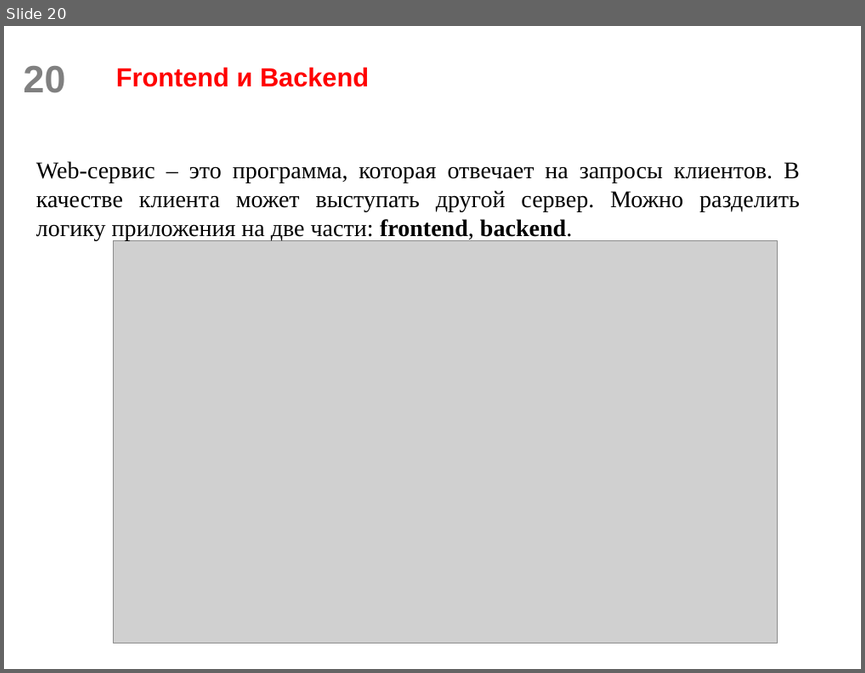
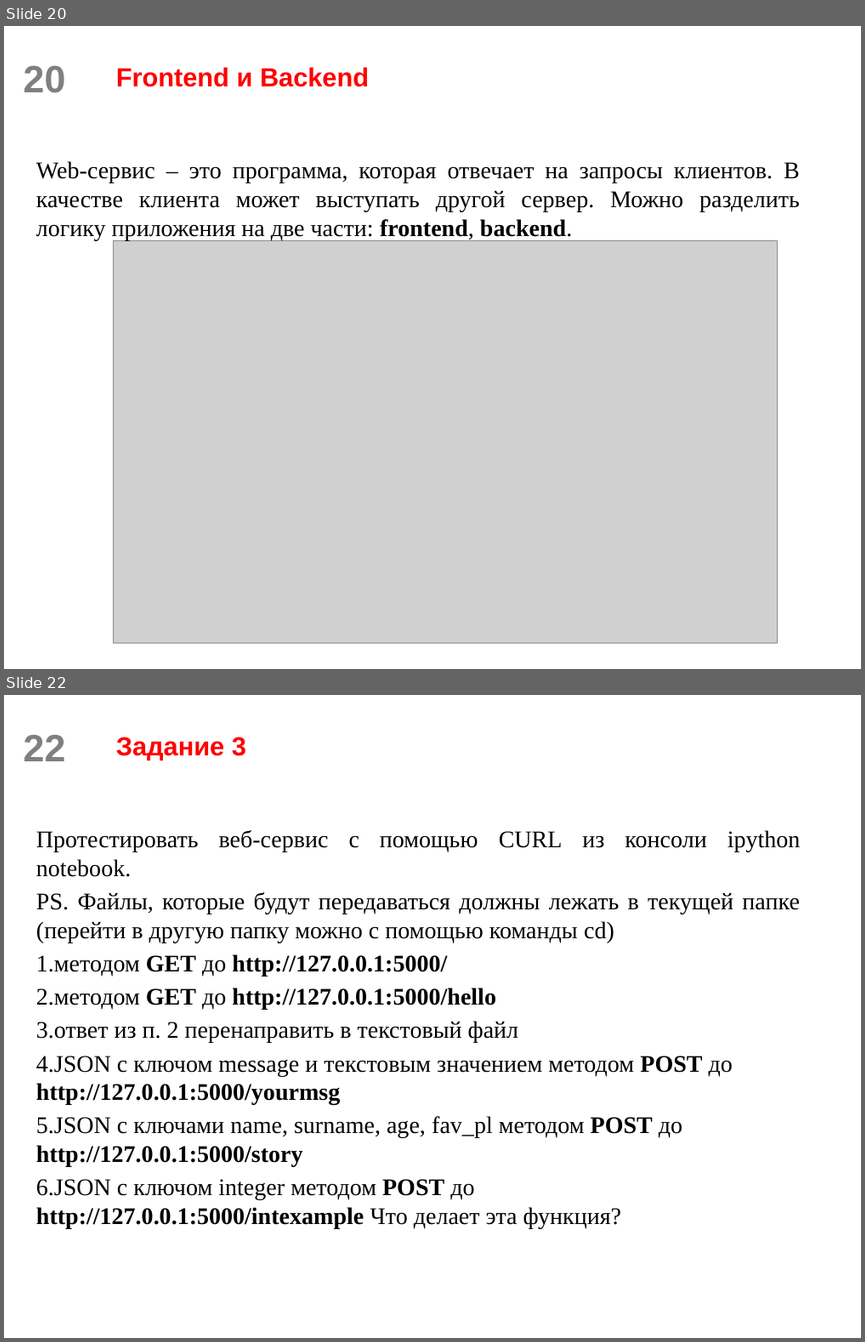
Before and after one commit to scareme/web_flask, a slide deck: Разработка веб-сервисов.pptx. Shown one above the other, each under a label of ours: slide 20 before the commit, slides 20 and 22 after it; the slides between them are not shown. The pictures are 865x673 and 865x1342 pixels, drawn with LibreOffice and Linux fonts; fonts in the diff are those of the drawing; grey boxes stand for pictures; background and template pictures are left out. Boxes give left, top, right and bottom in pixels: in the first picture for what was removed or moved away, otherwise in the second. Text is boxed around its words. In the diff, an @@ line names an element or a change of style, - is before the commit and + after.

Commit message:
presentation+curl+mts are finished

```diff
--- a/Разработка веб-сервисов.pptx
+++ b/Разработка веб-сервисов.pptx
@@ slide 22 added at <box>4,695,861,1338</box>, background picture (left out); not listed: 1 template element that a slide beside it also shows @@
@@ title added at <box>116,737,246,760</box>, 22 pt, text #FF0000, bold @@
+Задание 3
@@ text added at <box>36,830,800,1228</box>, 20 pt, text #000000 @@
+Протестировать веб-сервис с помощью CURL из консоли ipython notebook.
+PS. Файлы, которые будут передаваться должны лежать в текущей папке (перейти в другую папку можно с помощью команды cd)
+1. методом GET до http://127.0.0.1:5000/
+2. методом GET до http://127.0.0.1:5000/hello
+3. ответ из п. 2 перенаправить в текстовый файл
+4. JSON с ключом message и текстовым значением методом POST до http://127.0.0.1:5000/yourmsg
+5. JSON с ключами name, surname, age, fav_pl методом POST до http://127.0.0.1:5000/story
+6. JSON с ключом integer методом POST до http://127.0.0.1:5000/intexample Что делает эта функция?
```
Also in this commit, not shown: 2 slides changed, 1 other slide added, 7 other files.
